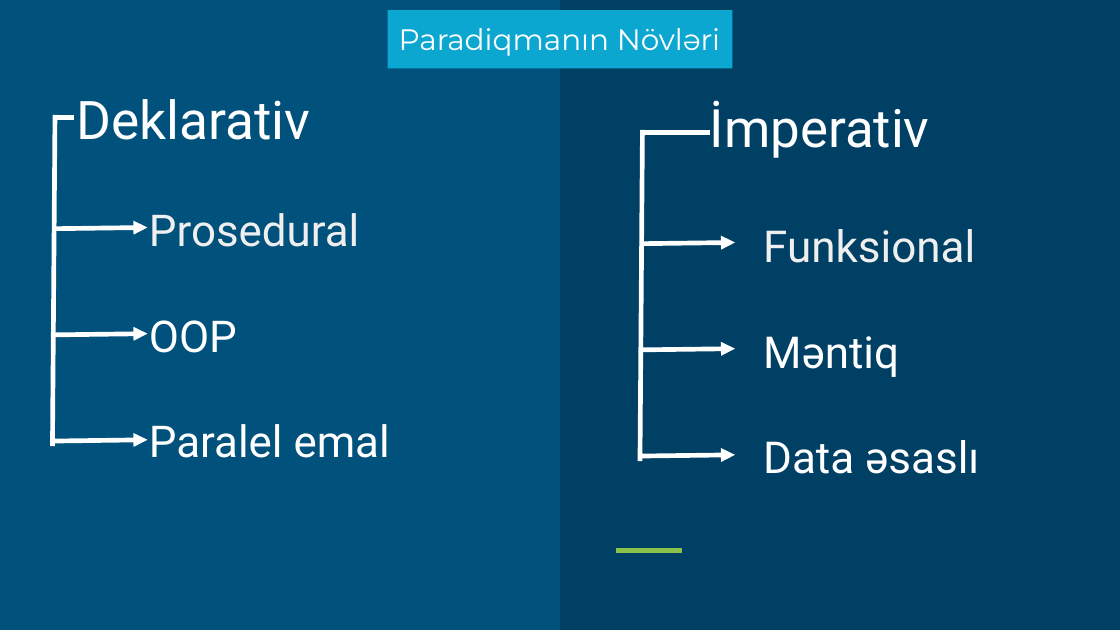
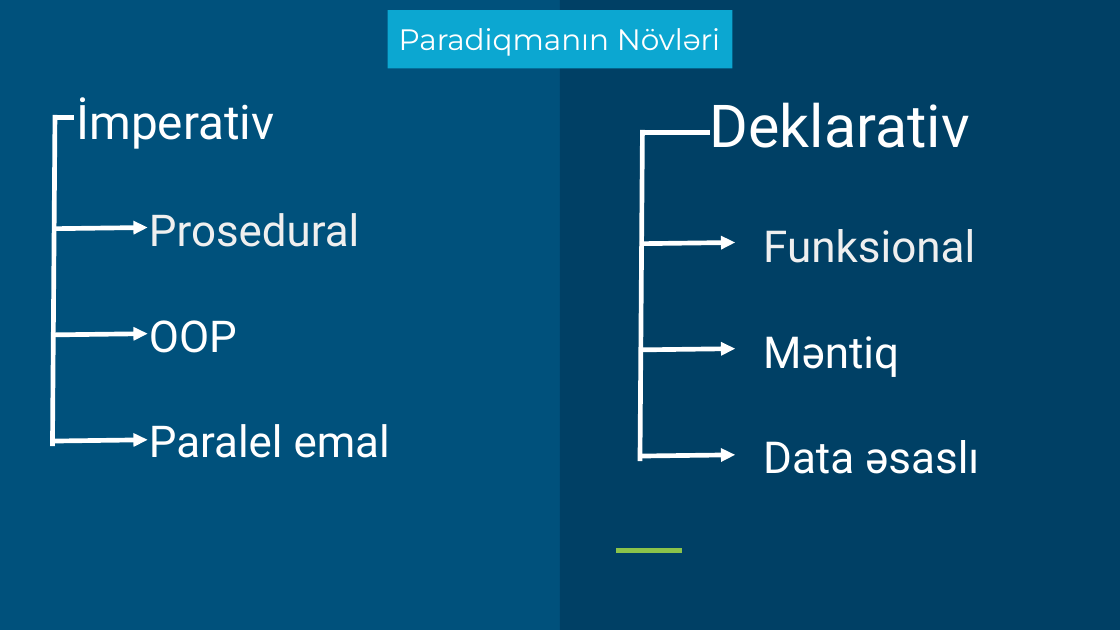
Before and after one commit to tarlan-code/paradigma, a slide deck: slide 3 of Paradigma.pptx. Drawn at 1120x630 pixels with LibreOffice and Linux fonts; fonts in the diff are those of the drawing. Boxes give left, top, right and bottom in pixels: in the first picture for what was removed or moved away, otherwise in the second. Text is boxed around its words. In the diff, an @@ line names an element or a change of style, - is before the commit and + after.

Commit message:
modified paradigma

```diff
--- a/Paradigma.pptx
+++ b/Paradigma.pptx
@@ title at box(77, 97, 275, 149): text changed; size 34.2 to 30.6 pt @@
-Deklarativ
+İmperativ
@@ text at box(710, 102, 970, 148): text changed; size 34 to 38 pt @@
-İmperativ
+Deklarativ
```
